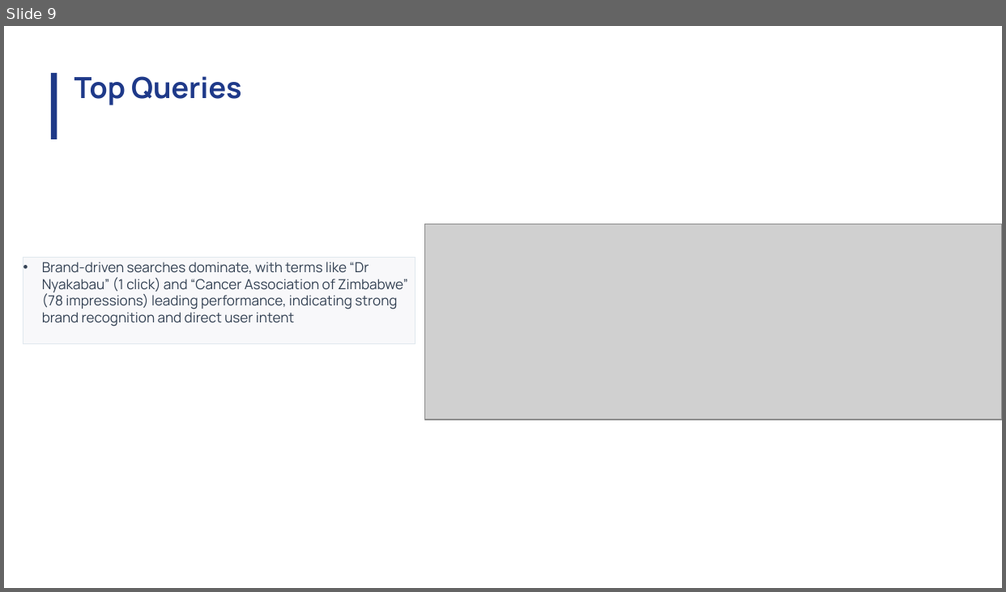
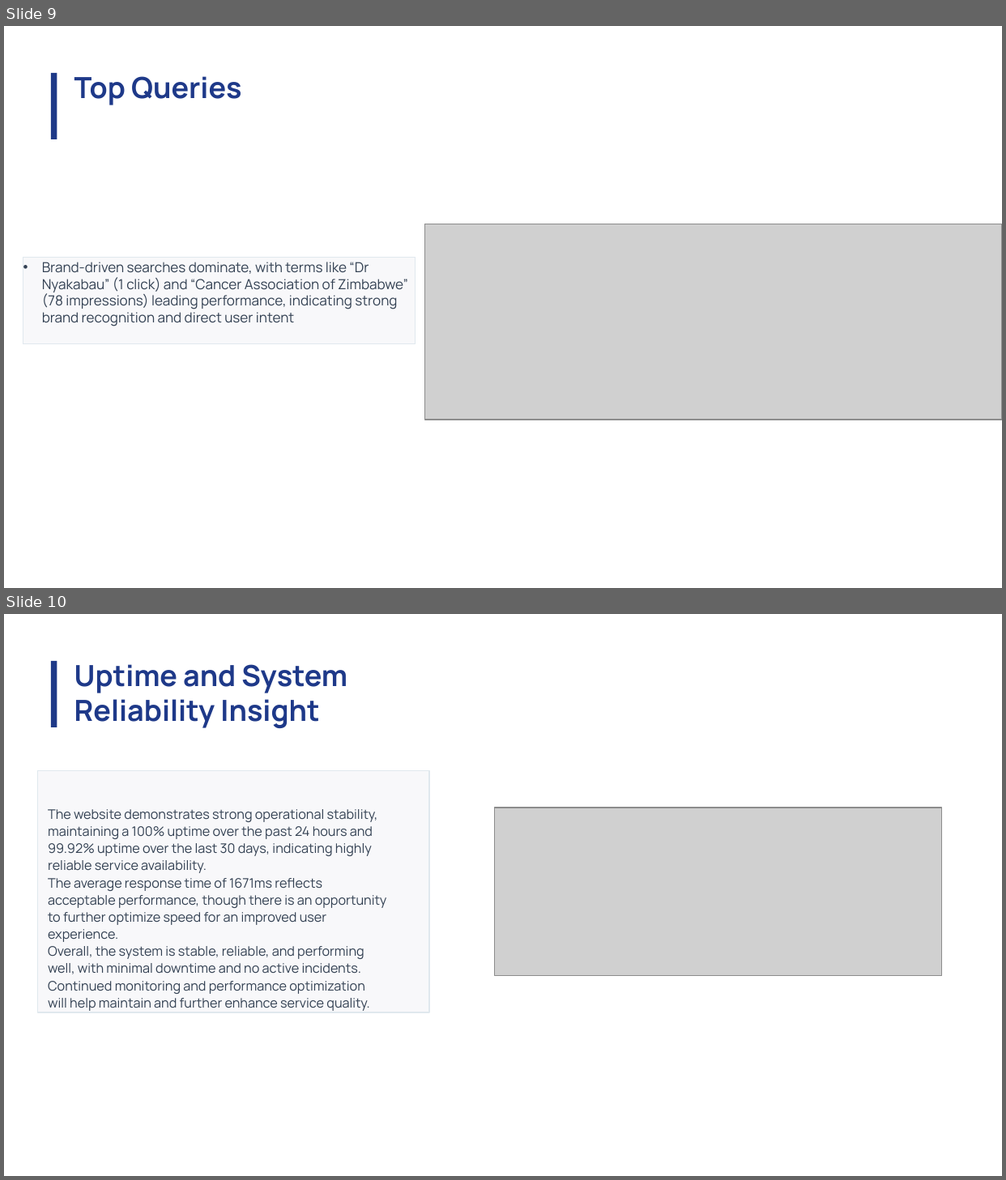
Before and after one commit to Rakinzi/reports, a slide deck: src/reports/report-templates/june-2026/cancer_serve-29-June-2026.pptx. Shown one above the other, each under a label of ours: slide 9 before the commit, slides 9 and 10 after it. The pictures are 1006x592 and 1006x1180 pixels, drawn with LibreOffice and Linux fonts; fonts in the diff are those of the drawing; grey boxes stand for pictures. Boxes give left, top, right and bottom in pixels: in the first picture for what was removed or moved away, otherwise in the second. Text is boxed around its words. In the diff, an @@ line names an element or a change of style, - is before the commit and + after.

```diff
--- a/src/reports/report-templates/june-2026/cancer_serve-29-June-2026.pptx
+++ b/src/reports/report-templates/june-2026/cancer_serve-29-June-2026.pptx
@@ slide 10 added at <box>4,614,1002,1176</box>, background #FFFFFF @@
@@ freeform shape added at <box>51,661,57,727</box>, fill #1E3988 @@
@@ title added at <box>74,664,347,728</box>, 21 pt, text #1E3989, bold @@
+Uptime and System Reliability Insight
@@ rectangle added at <box>37,770,429,1013</box>, fill #F8F8FA, outline #E0E8EE 0.72 pt, 9.5 pt, text #334153 @@
+The website demonstrates strong operational stability,
+maintaining a 100% uptime over the past 24 hours and
+99.92% uptime over the last 30 days, indicating highly
+reliable service availability.
+The average response time of 1671ms reflects
+acceptable performance, though there is an opportunity
+to further optimize speed for an improved user
+experience.
+Overall, the system is stable, reliable, and performing
+well, with minimal downtime and no active incidents.
+Continued monitoring and performance optimization
+will help maintain and further enhance service quality.
@@ picture added at <box>495,808,942,975</box> @@
```
Also in this commit, not shown: 1 other slide added, 20 other files.
